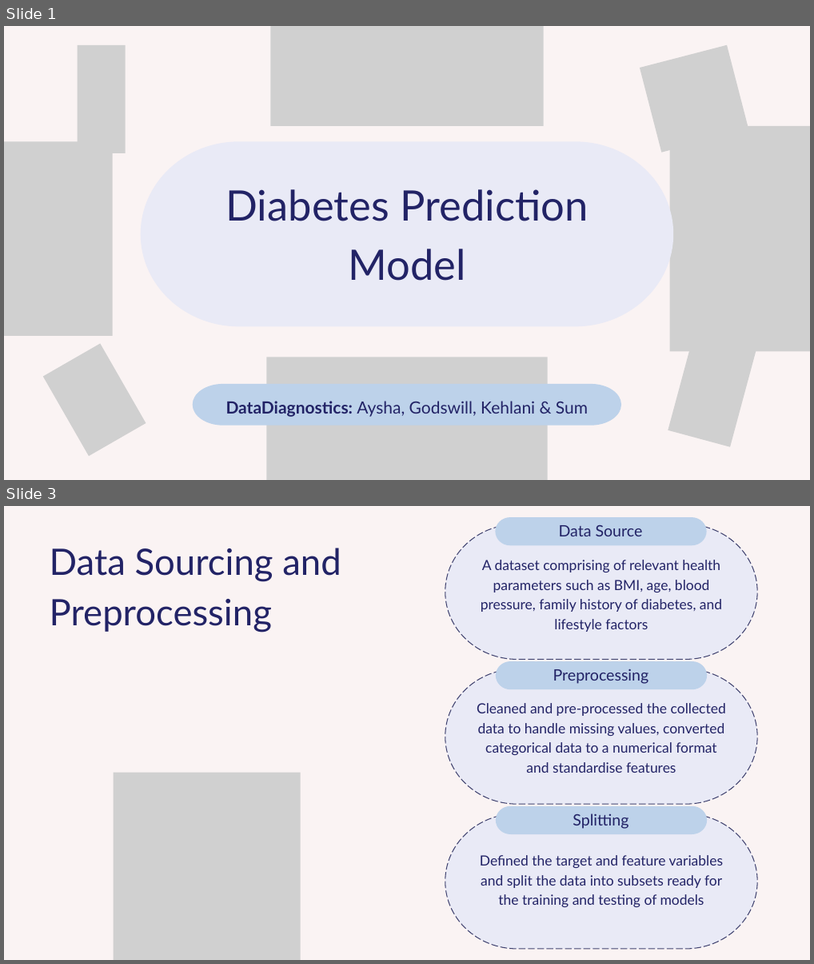
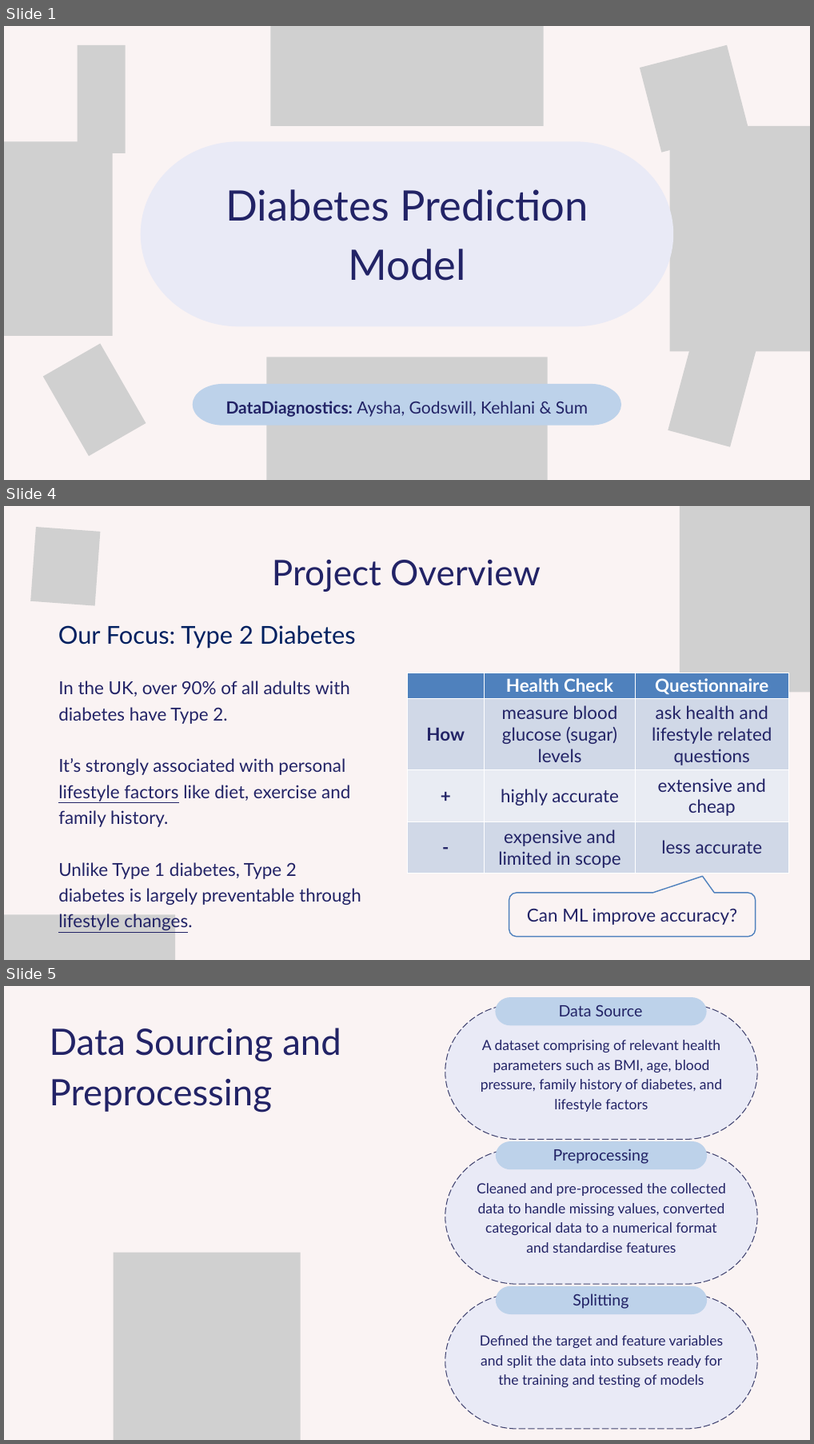
Before and after one commit to bernardtse/diabetes-prediction, a slide deck: presentation/presentation.pptx. Shown one above the other, each under a label of ours: slides 1 and 3 before the commit, slides 1, 4 and 5 after it; the slides between them are not shown. The pictures are 814x964 and 814x1444 pixels, drawn with LibreOffice and Linux fonts; fonts in the diff are those of the drawing; grey boxes stand for pictures. Boxes give left, top, right and bottom in pixels: in the first picture for what was removed or moved away, otherwise in the second. Text is boxed around its words. In the diff, an @@ line names an element or a change of style, - is before the commit and + after.

```diff
--- a/presentation/presentation.pptx
+++ b/presentation/presentation.pptx
@@ slide 4 added at box(4, 506, 810, 960), background #FAF3F3 @@
@@ picture added at box(30, 527, 100, 605) @@
@@ picture added at box(680, 506, 810, 692) @@
@@ text added at box(272, 560, 541, 592), 63 pt, text #222366 @@
+Project Overview
@@ text added at box(58, 625, 356, 648), 44 pt, text #002060 @@
+Our Focus: Type 2 Diabetes
@@ table added at box(407, 672, 789, 872), 4 rows, 3 columns @@
+ | Health Check | Questionnaire
+How | measure blood glucose (sugar) levels | ask health and lifestyle related questions
++ | highly accurate | extensive and cheap
+- | expensive and limited in scope | less accurate
@@ text added at box(58, 680, 362, 932), 32 pt, text #222366 @@
+In the UK, over 90% of all adults with diabetes have Type 2.
+It’s strongly associated with personal lifestyle factors like diet, exercise and family history.
+Unlike Type 1 diabetes, Type 2 diabetes is largely preventable through lifestyle changes.
@@ rounded speech box added at box(510, 892, 755, 936), outline #4F81BD 2 pt, 32 pt, text #222366 @@
+Can ML improve accuracy?
@@ picture added at box(4, 914, 175, 960) @@
@@ what was slide 3 is now slide 5 @@
```
Also in this commit, not shown: 8 slides changed, 2 other slides added, 3 other files.
